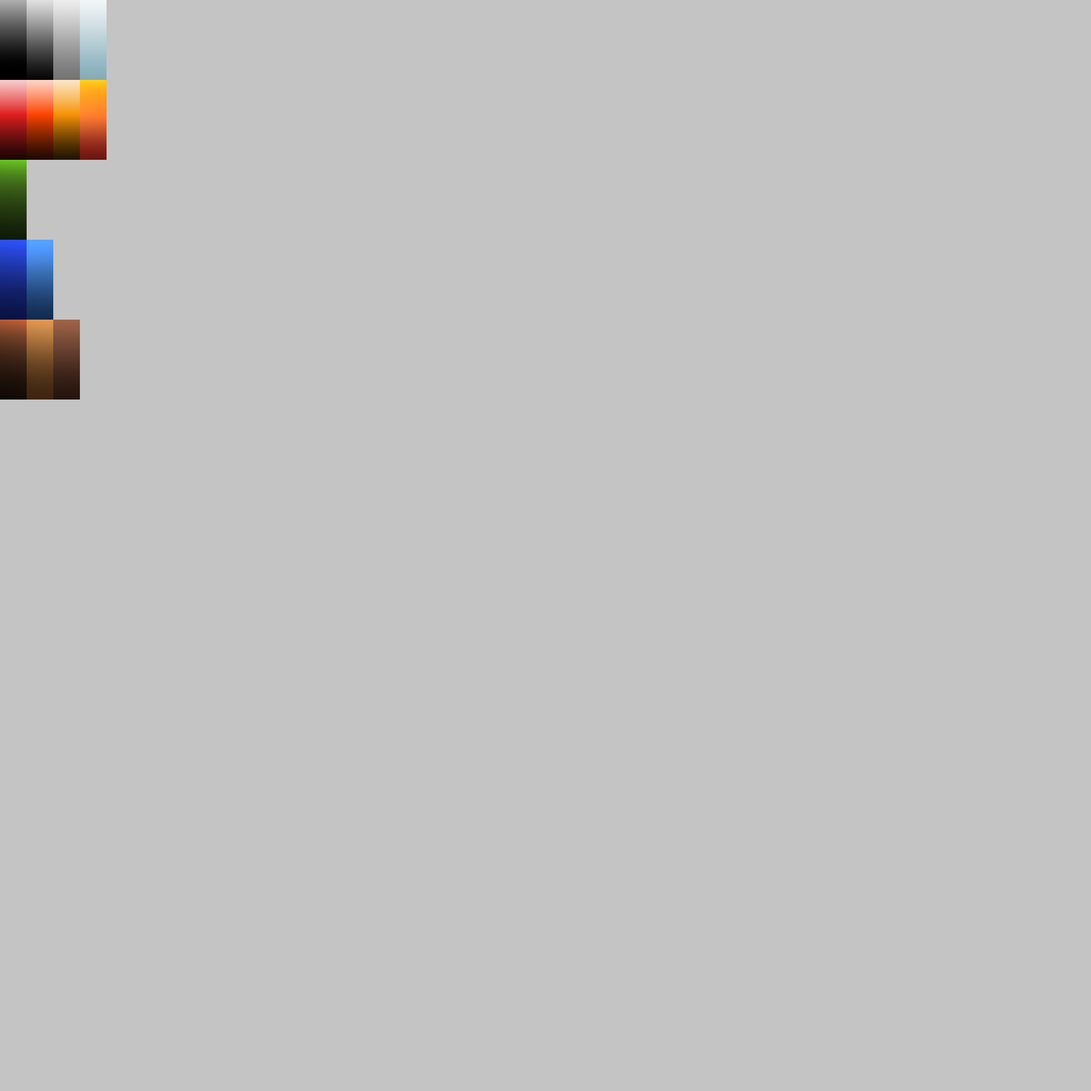
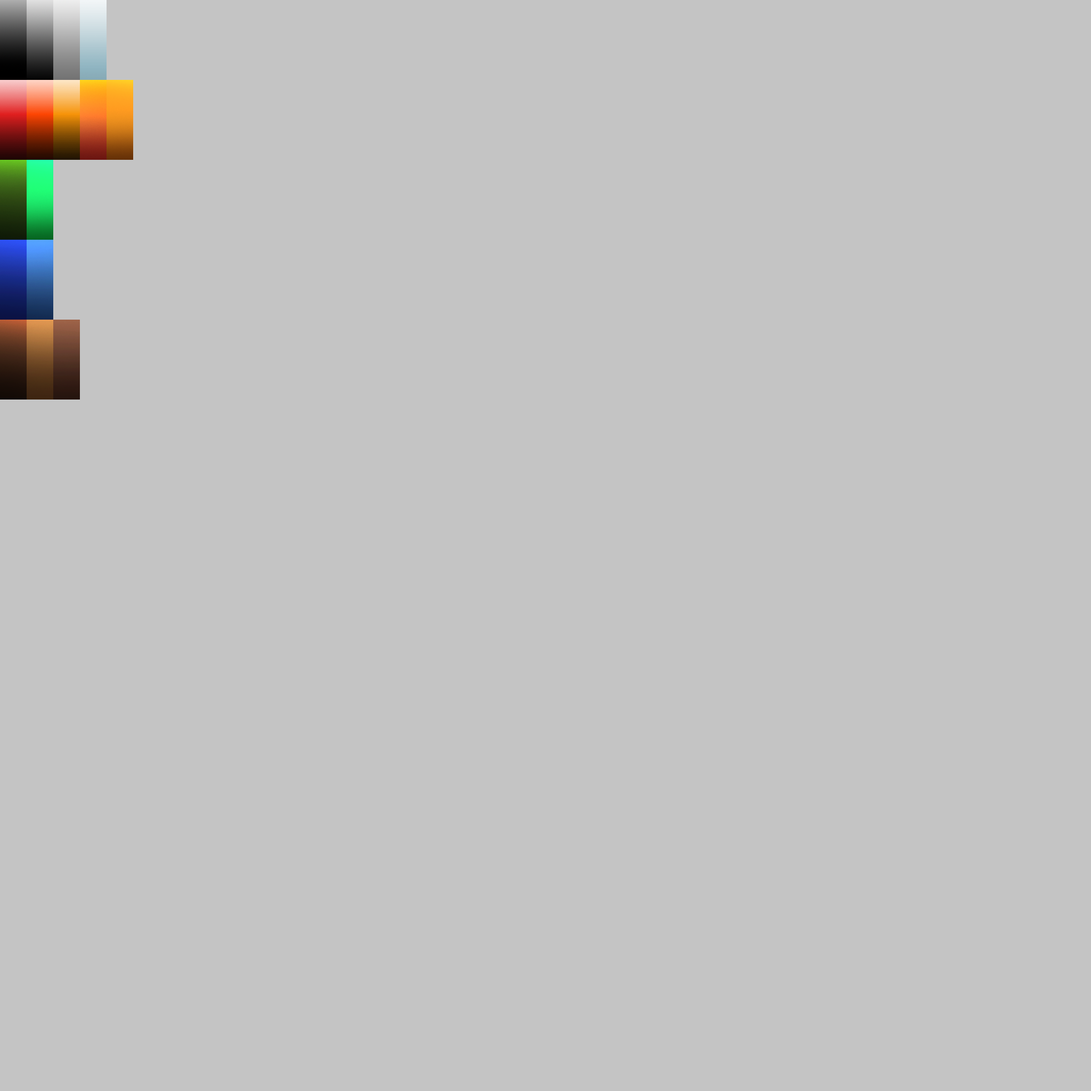
Two versions of the same layered image (1091 x 1091). Layer-by-layer changes:
added layer "Layer 1 copy 14" above "Layer 1 copy 13" over [26, 159, 54, 240]
added layer "Layer 1 copy 13" above "Layer 1 copy 5" over [106, 79, 134, 160]
